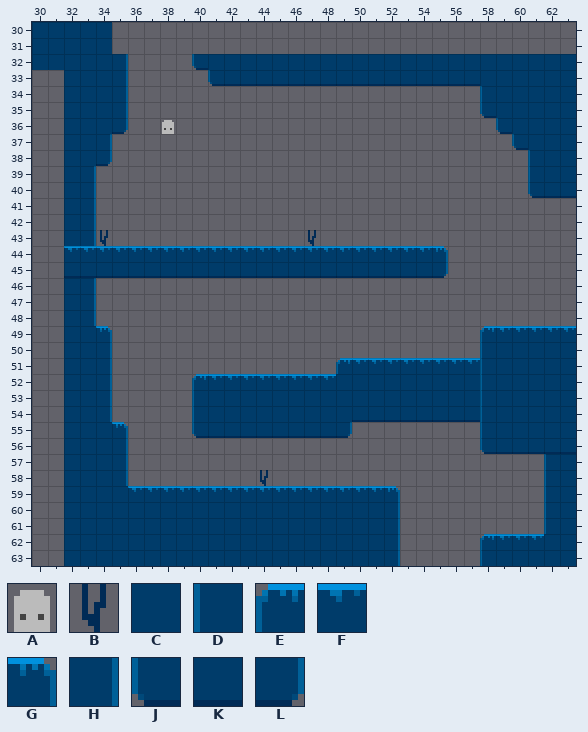
Two states of a Tiled map (JSON), maps/10-10.json. This is how it looked before the edit.
Cells are 8x8 px. Shown: x 30..63, y 30..63.
Key: from "objects": A 1, B 11; from "tileset": C 0, D 1, E 2, F 3, G 4, H 9, J 10, K 11, L 12.
_ is an empty cell.
Objects are placed by their top-left corner, in cells (3,4 is the top-left corner of cell 3,4); size is 1x1 cell unless given.
Layer "main" before, first column x 30:
30 CCCCC_____________________________
31 CCCCC_____________________________
32 CCCCCH____JCCCCCCCCCCCCCCCCCCCCCCC
33 __CCCH_____JKKKKKKKKKKKKKKKKCCCCCC
34 __CCCH______________________DCCCCC
35 __CCCH______________________JCCCCC
36 __CCCL_______________________JCCCC
37 __CCH_________________________JCCC
38 __CCL__________________________DCC
39 __CH___________________________DCC
40 __CH___________________________JKK
41 __CH______________________________
42 __CH______________________________
43 __CH______________________________
44 __FFFFFFFFFFFFFFFFFFFFFFFG________
45 __KKKKKKKKKKKKKKKKKKKKKKKL________
46 __CH______________________________
47 __CH______________________________
48 __CH______________________________
49 __CCG_______________________EFFFFF
50 __CCH_______________________DCCCCC
51 __CCH______________EFFFFFFFFDCCCCC
52 __CCH_____EFFFFFFFFCCCCCCCCCDCCCCC
53 __CCH_____DCCCCCCCCCCCCCCCCCDCCCCC
54 __CCH_____DCCCCCCCCCKKKKKKKKDCCCCC
55 __CCCG____JKKKKKKKKL________DCCCCC
56 __CCCH______________________JKKKKK
57 __CCCH__________________________DC
58 __CCCH__________________________DC
59 __CCCCFFFFFFFFFFFFFFFFG_________DC
60 __CCCCCCCCCCCCCCCCCCCCH_________DC
61 __CCCCCCCCCCCCCCCCCCCCH_________DC
62 __CCCCCCCCCCCCCCCCCCCCH_____EFFFCC
63 __CCCCCCCCCCCCCCCCCCCCH_____DCCCCC
Objects on layer "objects" before:
A at 38,36
B at 47,43
B at 34,43
B at 44,58
Now the later version:
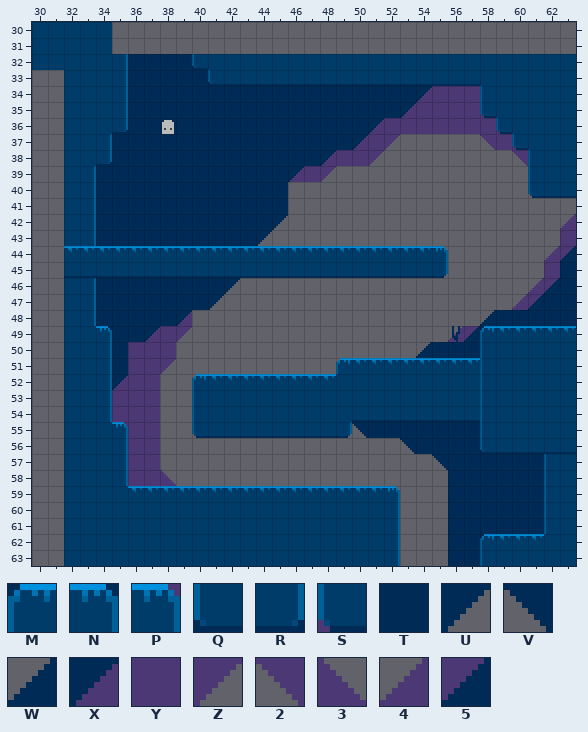
Further tiles: from "tileset": M 16, N 17, P 23, Q 24, R 25, S 30, T 32, U 33, V 34, W 36, X 37, Y 40, Z 41, 2 42, 3 43, 4 44, 5 46.
Edits made:
Layer "main":
Tile 2 is added in row 37 at x 58; in row 38 at x 60.
Tile 3 is added in row 58 at x 38.
Tile 4 is added in row 42 at x 63; in row 44 at x 62; in row 46 at x 61; in row 47 at x 60; in row 49 at x 56.
Tile 5 is added in row 44 at x 63; in row 46 at x 62; in row 47 at x 61; in row 49 at x 57.
Tile M replaces tile E in row 49 at x 58; in row 62 at x 58.
Tile N replaces tile G in row 49 at x 34.
Tile P replaces tile G in row 55 at x 35.
Tile Q replaces tile J in row 32 at x 40; in row 33 at x 41; in row 56 at x 58.
Tile R replaces tile L in row 36 at x 35; in row 38 at x 34.
Tile S replaces tile J in row 35 at x 58; in row 36 at x 59; in row 37 at x 60.
Tile T is added in row 32 at x 36 to 39; in row 33 at x 36 to 40; in row 34 at x 36 to 53; in row 35 at x 36 to 52; in row 36 at x 36 to 50; in row 37 at x 35 to 49.
Tile T is added in row 38 at x 35 to 47; in rows 39 to 41 at x 34 to 45; in row 42 at x 34 to 44; in row 43 at x 34 to 43; in row 45 at x 63; in row 46 at x 34 to 41 and 63.
Tile T is added in row 47 at x 34 to 40 and 62 to 63; in row 48 at x 34 to 38 and 59 to 63; in row 49 at x 35 to 36; in row 50 at x 35 and 55 to 57; in row 51 at x 35; in row 55 at x 51 to 57.
Tile T is added in row 56 at x 54 to 57; in rows 57 to 61 at x 56 to 61; in rows 62 to 63 at x 56 to 57.
Tile U is added in row 42 at x 45; in row 43 at x 44; in row 46 at x 42; in row 47 at x 41.
Tile V is added in row 55 at x 50; in row 56 at x 53; in row 57 at x 55.
Tile W is added in row 48 at x 58; in row 50 at x 54.
Tile X is added in row 34 at x 54; in row 35 at x 53; in row 36 at x 51; in row 37 at x 50; in row 38 at x 48; in row 39 at x 46.
Tile X is added in row 48 at x 39; in row 49 at x 37; in row 52 at x 35.
Tile Y is added in row 34 at x 55 to 57; in row 35 at x 54 to 57; in row 36 at x 52 to 58; in row 37 at x 51 and 59; in row 38 at x 49 to 50; in row 39 at x 47.
Tile Y is added in row 43 at x 63; in row 45 at x 62; in row 49 at x 38; in row 50 at x 36 to 38; in rows 51 to 52 at x 36 to 37; in rows 53 to 54 at x 35 to 37.
Tile Y is added in rows 55 to 58 at x 36 to 37.
Tile Z is added in row 37 at x 52; in row 38 at x 51; in row 39 at x 48; in row 49 at x 39; in row 51 at x 38.
Layer "objects":
A new object: B at 56,49.
Object B at 47,43 is removed.
Object B at 44,58 is removed.
Where, in picture pixels (left, top, right, bottom), the same in both pictures:
changed: (96, 54, 576, 566)
